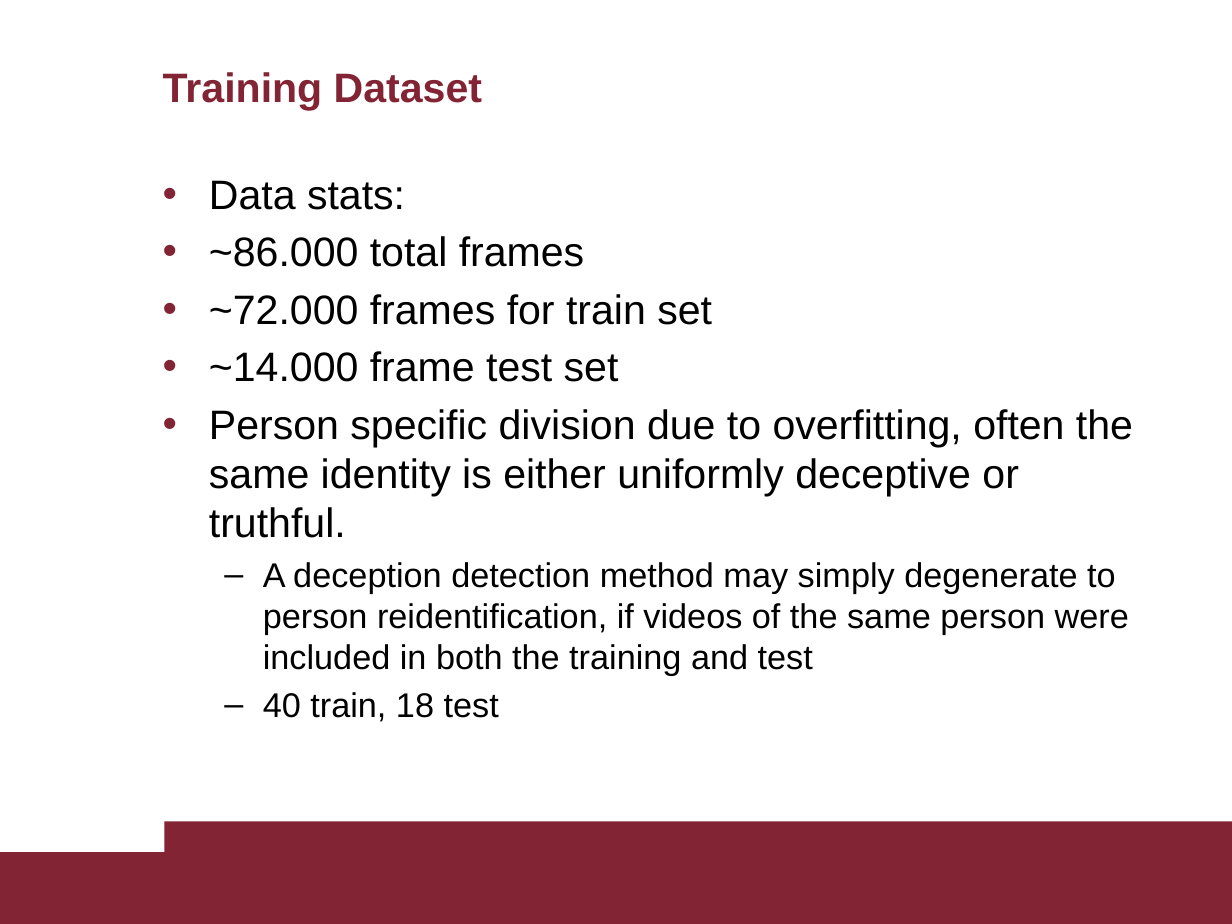
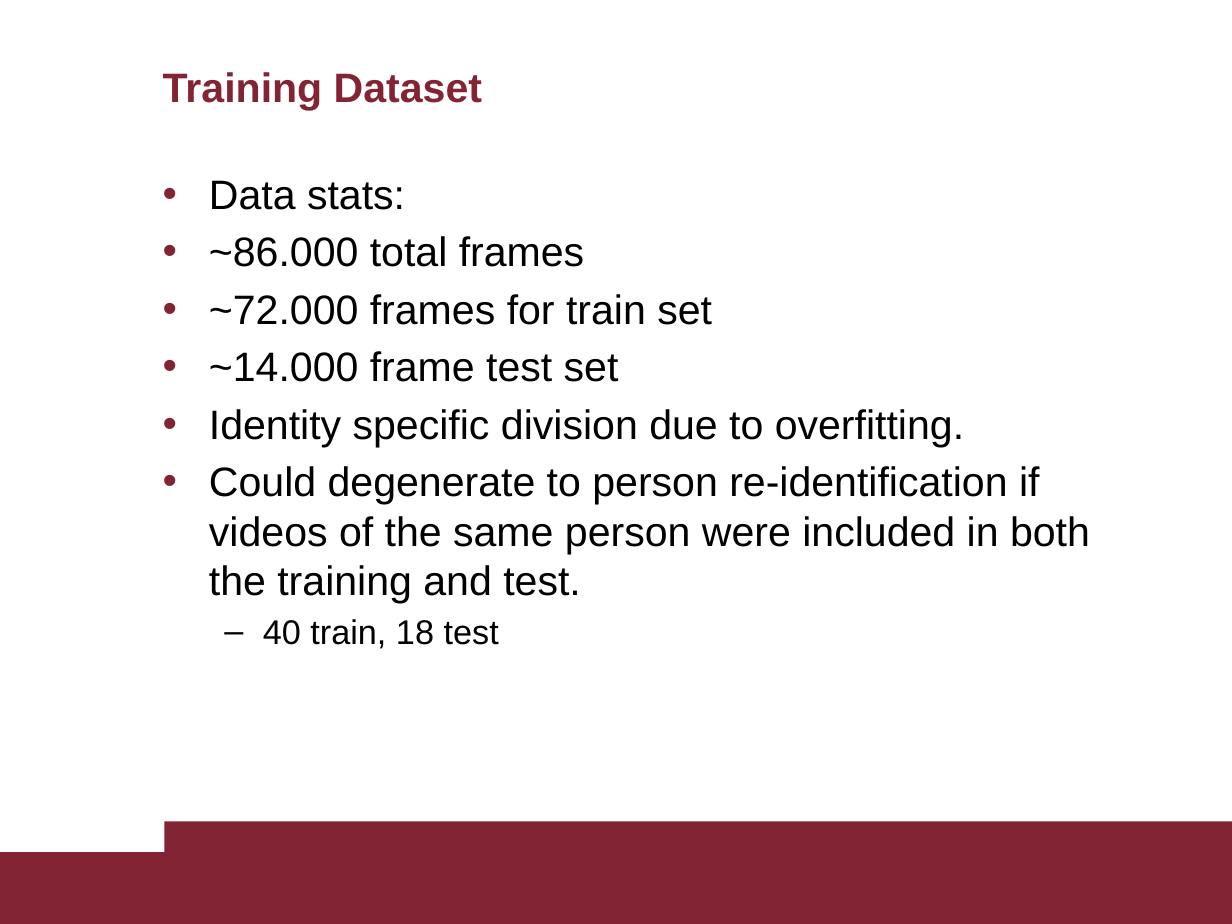
Before and after one commit to AscaL/thesis, a slide deck: slide 17 of Tesi Emanuele Orfanelli 1383726.pptx (slide 18 before the commit). Drawn at 1232x924 pixels with LibreOffice and Linux fonts; fonts in the diff are those of the drawing. Boxes give left, top, right and bottom in pixels: in the first picture for what was removed or moved away, otherwise in the second. Text is boxed around its words. In the diff, an @@ line names an element or a change of style, - is before the commit and + after.

```diff
--- a/Tesi Emanuele Orfanelli 1383726.pptx
+++ b/Tesi Emanuele Orfanelli 1383726.pptx
@@ text at <box>209,409,1090,603</box>: text changed; size 20 to 24 pt @@
-• Person specific division due to overfitting, often the same identity is either uniformly deceptive or truthful.
-  – A deception detection method may simply degenerate to person reidentification, if videos of the same person were included in both the training and test
+• Identity specific division due to overfitting.
+• Could degenerate to person re-identification if videos of the same person were included in both the training and test.
```
Also in this commit, not shown: 23 other slides changed, 2 slides removed.
